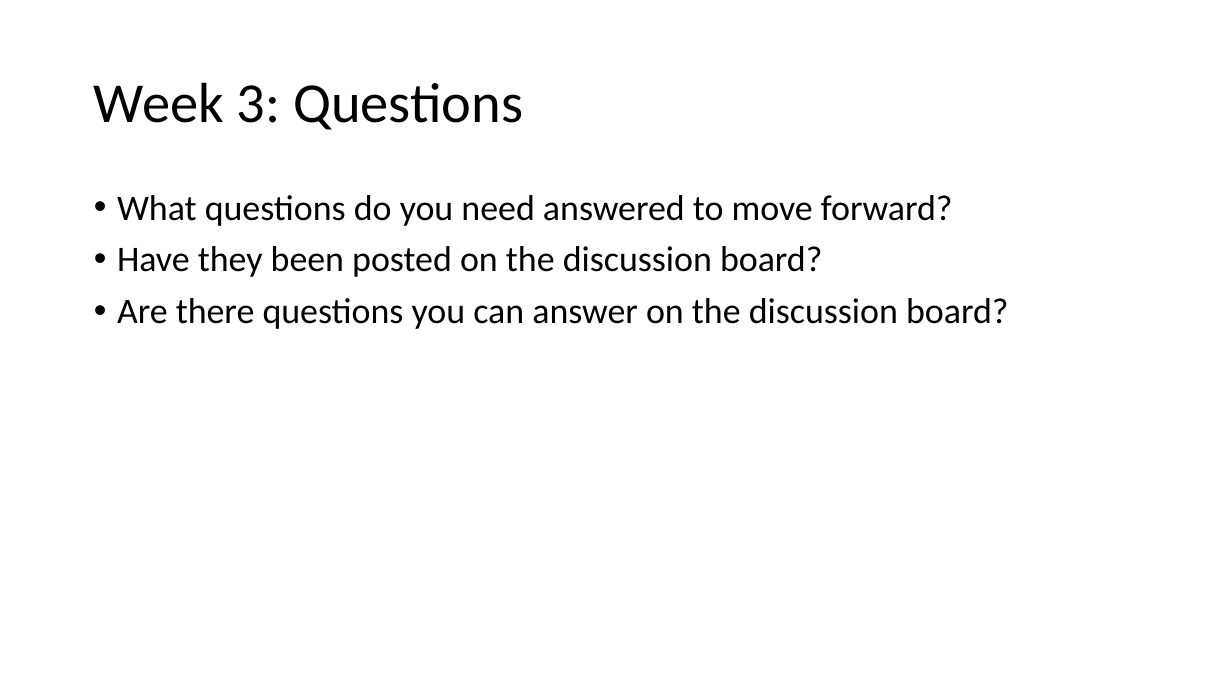
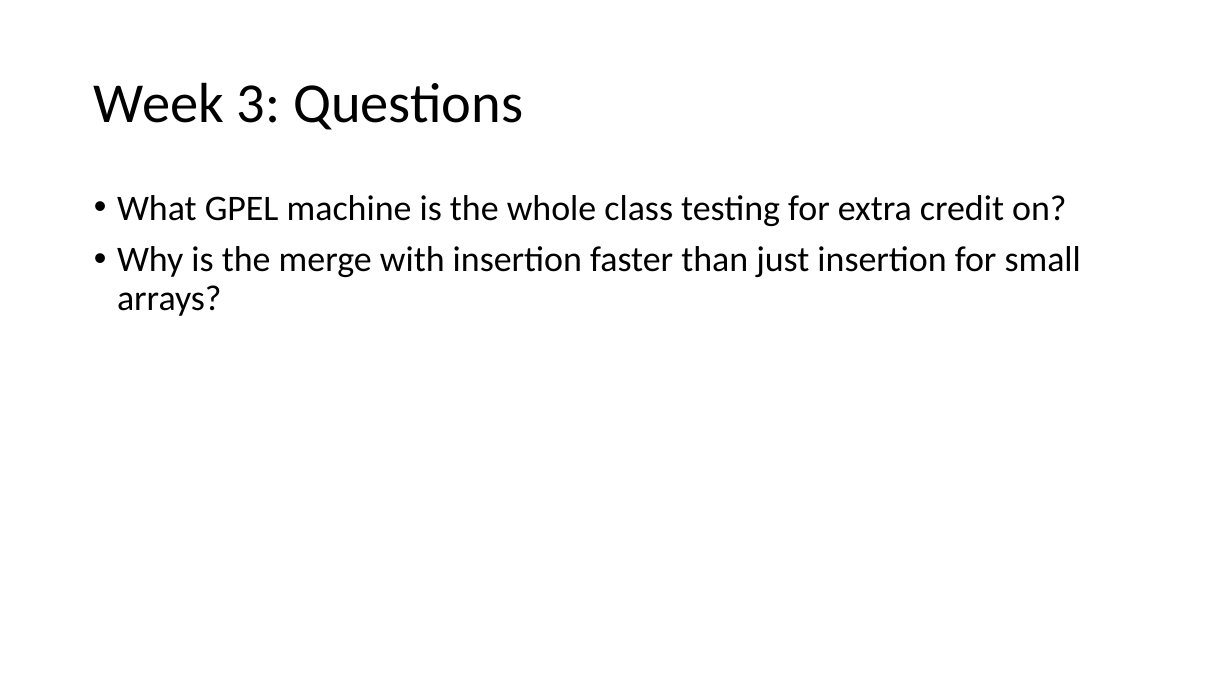
Before and after one commit to SpencerTSmith/Sorting-Optimisation-Lab, a slide deck: slide 13 of artifacts/lab_checkpoint_slides.pptx. Drawn at 1232x693 pixels with LibreOffice and Linux fonts; fonts in the diff are those of the drawing. Boxes give left, top, right and bottom in pixels: in the first picture for what was removed or moved away, otherwise in the second. Text is boxed around its words. In the diff, an @@ line names an element or a change of style, - is before the commit and + after.

```diff
--- a/artifacts/lab_checkpoint_slides.pptx
+++ b/artifacts/lab_checkpoint_slides.pptx
@@ text at [117,195,1081,316]: text changed @@
-• What questions do you need answered to move forward?
-• Have they been posted on the discussion board?
-• Are there questions you can answer on the discussion board?
+• What GPEL machine is the whole class testing for extra credit on?
+• Why is the merge with insertion faster than just insertion for small arrays?
```
Also in this commit, not shown: 7 other slides changed.
